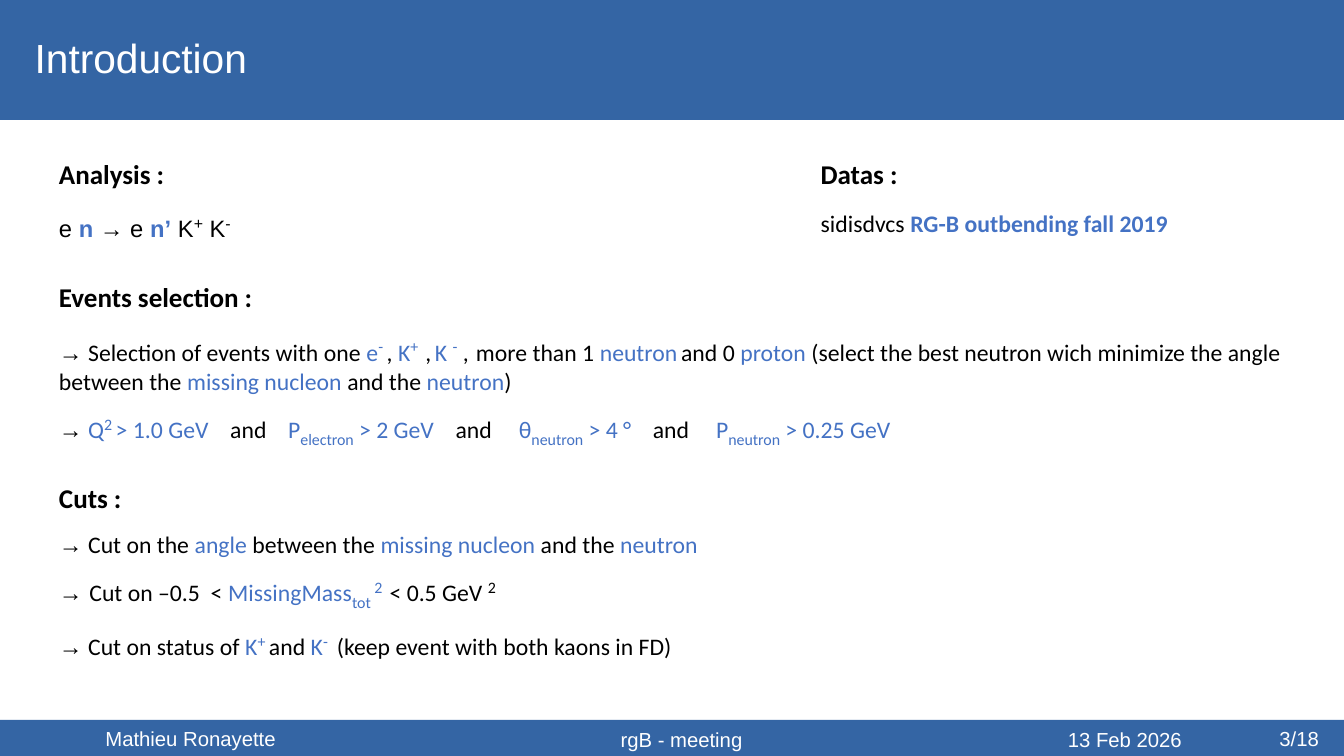
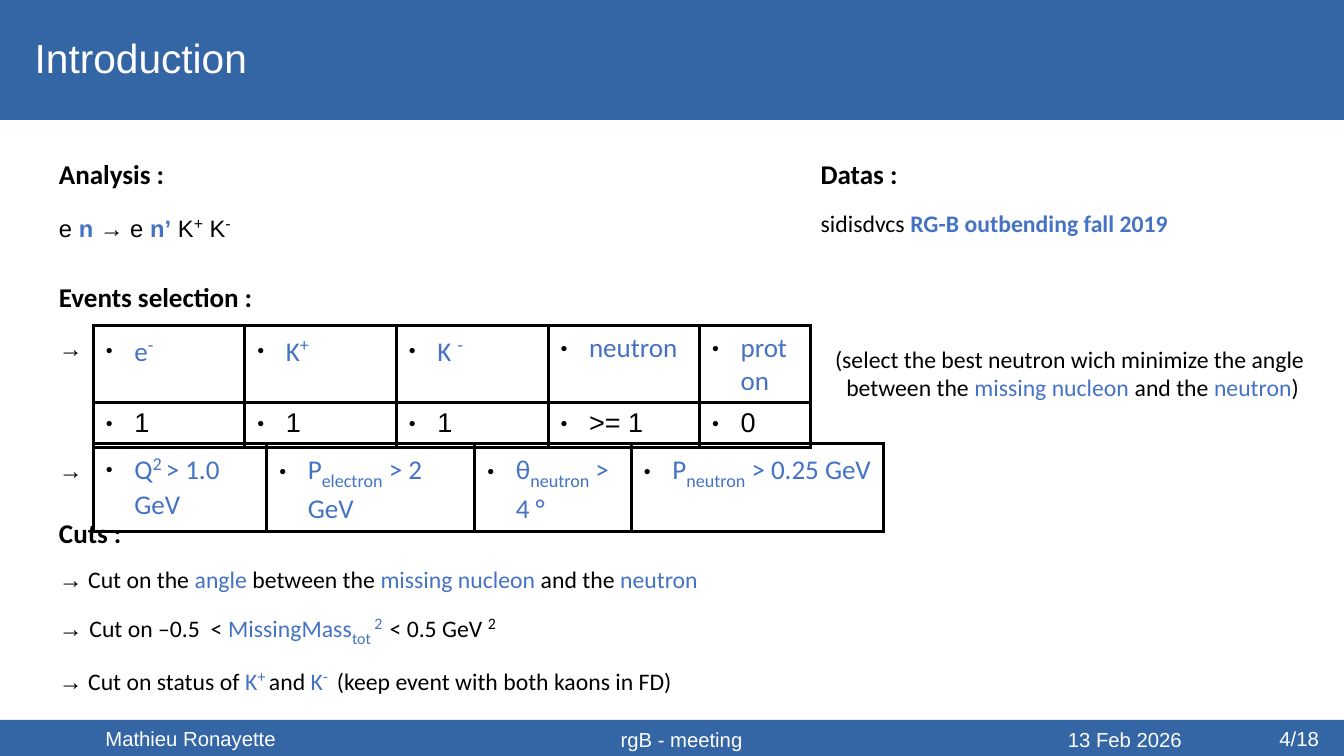
Before and after one commit to mathieuryt/phi_analysis, a slide deck: slide 4 of electroproduction/presentations/ClasMeeting_ronayette.odp. Drawn at 1344x756 pixels with LibreOffice and Linux fonts; fonts in the diff are those of the drawing. Boxes give left, top, right and bottom in pixels: in the first picture for what was removed or moved away, otherwise in the second. Text is boxed around its words. In the diff, an @@ line names an element or a change of style, - is before the commit and + after.

```diff
--- a/electroproduction/presentations/ClasMeeting_ronayette.odp
+++ b/electroproduction/presentations/ClasMeeting_ronayette.odp
@@ table added at <box>94,326,810,437</box>, 2 rows, 5 columns @@
+e- | K+ | K - | neutron | proton
+1 | 1 | 1 | >= 1 | 0
@@ text at <box>59,344,1280,438</box>: text changed; font Calibri to Arial; bold on @@
-→ Selection of events with one e- , K+ , K - , more than 1 neutron and 0 proton (select the best neutron wich minimize the angle between the missing nucleon and the neutron)
-→ Q2 > 1.0 GeV and Pelectron > 2 GeV and θneutron > 4 ° and Pneutron > 0.25 GeV
+→
+→
@@ text added at <box>835,351,1304,400</box>, 14 pt, text #000000 @@
+(select the best neutron wich minimize the angle
+between the missing nucleon and the neutron)
@@ table added at <box>94,444,884,522</box>, 1 rows, 4 columns @@
+Q2 > 1.0 GeV | Pelectron > 2 GeV | θneutron > 4 ° | Pneutron > 0.25 GeV
@@ text at <box>1279,731,1318,747</box>: text changed @@
-3/18
+4/18
```
Also in this commit, not shown: 15 other slides changed, 3 slides added.
